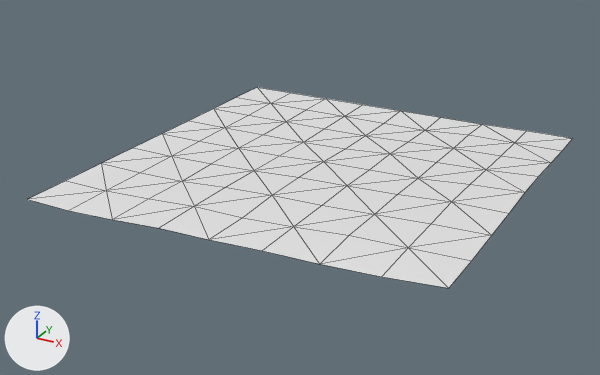
An edit to the OBJ model assets/maps/chunks/terrain_lod2_-5_-4.obj, drawn before and after from the same camera.
One viewpoint serves both versions: a camera (50 mm lens) standing at (-464.1, 228.8, 89.7) and looking at (-580.7, 441.0, -16.3). Arrows for +X, +Y and +Z are at lower left; the lights stay in place. The first picture is the older version. Mesh edges are drawn as thin lines. Where no turn or scale is listed for an object, it has been applied to the vertices.

Script lines for the objects in view, before the commit:
```python
me_terrain_lod2__5__4 = bpy.data.meshes.new('terrain_lod2_-5_-4')
me_terrain_lod2__5__4.from_pydata(...)  # 81 vertices, 128 faces; spans x -640.0..-512.0, y 384.0..512.0, z -10.8..-4.1
ob_terrain_lod2__5__4 = bpy.data.objects.new('terrain_lod2_-5_-4', me_terrain_lod2__5__4)
ob_terrain_lod2__5__4.location = (0.0, 0.0, 0.0)
```
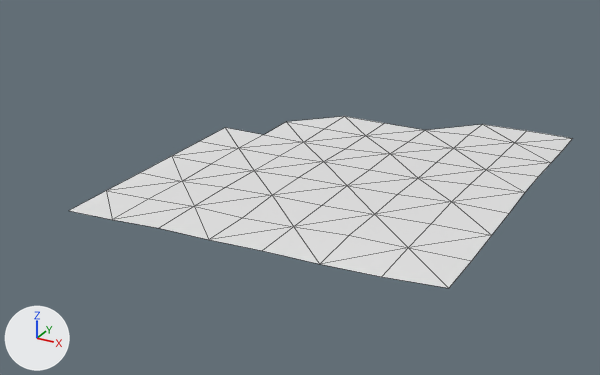
Boxes (x1, y1, x2, y2) around the edits, measured in the pictures (600 x 375 px):
'terrain_lod2_-5_-4', reshaped (8% narrower, 14% shorter): before (27, 87, 573, 288); after (69, 116, 573, 288)
part 1 of me_terrain_lod2__5__4, deleted: before (27, 87, 481, 211)

Edits to the bpy script that builds the scene:
```text
Change me_terrain_lod2__5__4:
    used by ob_terrain_lod2__5__4; location = (0.0, 0.0, 0.0)
    remove me_terrain_lod2__5__4.from_pydata(...)  # 81 vertices, 128 faces; spans x -640.0..-512.0, y 384.0..512.0, z -10.8..-4.1
    add me_terrain_lod2__5__4.from_pydata(...)  # 64 vertices, 98 faces; spans x -624.0..-512.0, y 384.0..512.0, z -10.8..-4.1
    me_terrain_lod2__5__4 part 1
    17 vertices are removed from x -640.0..-560.0, y 384.0..512.0, z -10.8
    30 faces are deleted
```
